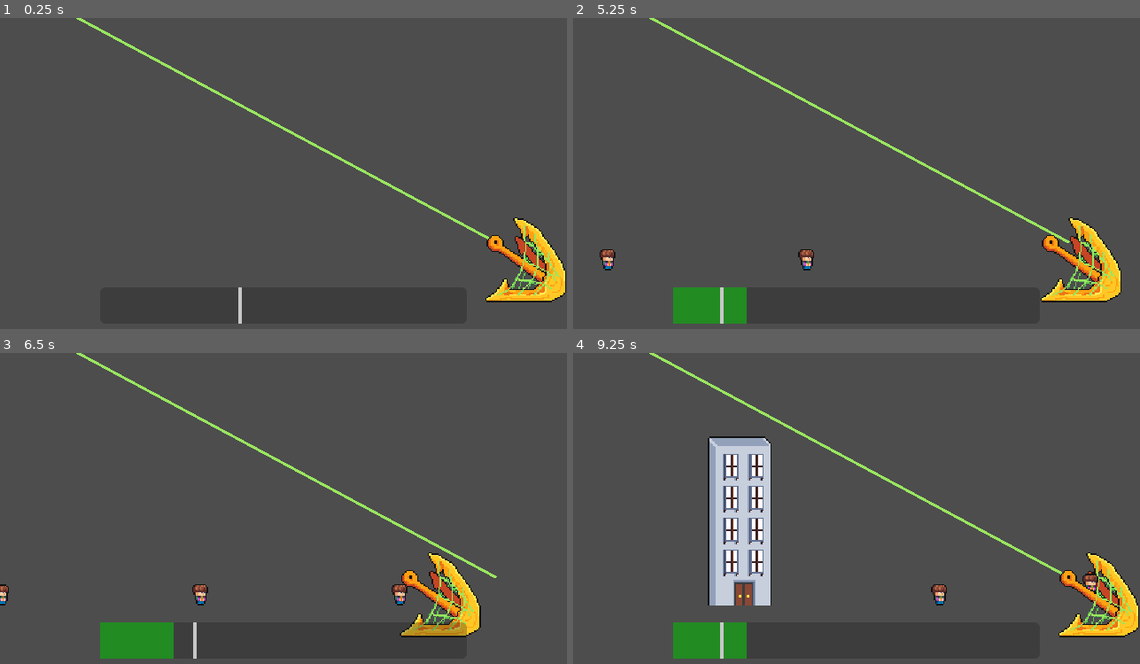
Above: before the commit, frames 1-4 (two rows, left to right).
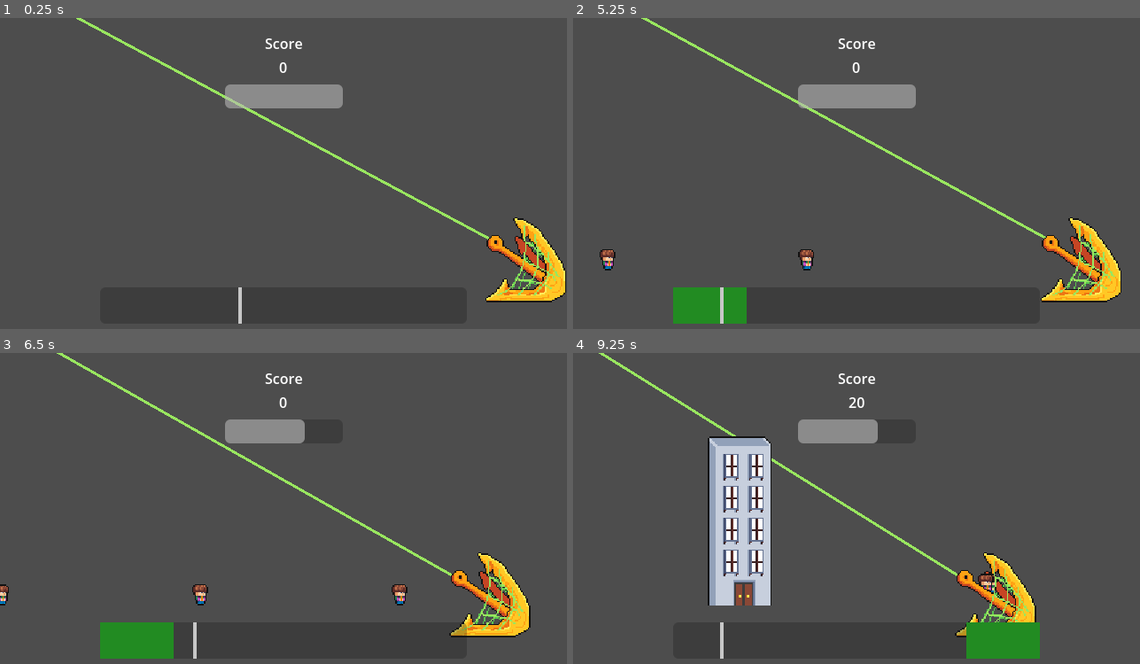
Above: after the commit, the same moments.

Repository: Tenes/mini-jam-153
Game: Godot game, scene res://Scenes/city_scene.tscn
Two runs of this game, one before a commit and one after it. Both use one fixed random seed, a clock stepped at 60 frames per second and the inputs below.
Inputs (mouse positions are in pixels of both pictures, inside the frame that each line leads up to):
- Up to frame 1 (0.25 s): no input
- Up to frame 2 (5.25 s): move the mouse to (981, 161) at 0.52 s; click (981, 161) at 0.6 s; move the mouse to (743, 192) at 1.27 s; right-click (743, 192) at 1.35 s; tap Enter at 2 s; move the mouse to (913, 108) at 2.02 s; click (913, 108) at 2.1 s; move the mouse to (828, 241) at 2.77 s; right-click (828, 241) at 2.85 s; move the mouse to (1026, 226) at 3.52 s; click (1026, 226) at 3.6 s; move the mouse to (686, 129) at 4.27 s; right-click (686, 129) at 4.35 s; move the mouse to (884, 176) at 5.02 s; click (884, 176) at 5.1 s
- Up to frame 3 (6.5 s): move the mouse to (198, 433) at 5.77 s; right-click (198, 433) at 5.85 s
- Up to frame 4 (9.25 s): move the mouse to (981, 496) at 6.52 s; click (981, 496) at 6.6 s; move the mouse to (743, 527) at 7.27 s; right-click (743, 527) at 7.35 s; move the mouse to (913, 443) at 8.02 s; click (913, 443) at 8.1 s; move the mouse to (828, 576) at 8.77 s; right-click (828, 576) at 8.85 s

The runs differ from the first frame. In frame 1, 1.7% of the frame differs, in the area x 39-61%, y 6-30%; in frame 2, 3.1%; in frame 3, 6.4%; in frame 4, 9.4%, in the area x 4-100%, y 0-99%.

Commit message:
Adds score and health values

Diff:
--- a/Models/Harpoon/harpoon.gd
+++ b/Models/Harpoon/harpoon.gd
@@ -7,6 +7,9 @@
 var tween: Tween;
 var currentState : Global.BarStatus;
 var isReeling: bool = false;
+var baseGap: int = 3;
+const CAPTUREG_GAP: int = 3;
+var hp: int = 3;
 
 func _ready() -> void:
 	Events.bar_clicked.connect(removeInteractable);
@@ -39,19 +42,23 @@
 func returnToOriginalPosition() -> void:
 	tween.stop();
 	tween = get_tree().create_tween().set_trans(Tween.TRANS_LINEAR);
-	tween.tween_property(self, "global_position", Vector2(originalPosition.x, originalPosition.y), 1).from_current();
+	tween.tween_property(self, "global_position", Vector2(originalPosition.x, originalPosition.y), 0.5).from_current();
 	isReeling = false;
 
 func _on_scanbox_area_entered(area: Area2D) -> void:
 	if self.interactables.size() > 0:
 		if currentState == Global.BarStatus.SUCCESS:
-			self.interactables.pop_front().bindTo(self);
+			var capturedInteractable = self.interactables.pop_front()
+			Events.update_score.emit(capturedInteractable.scoreValue);
+			capturedInteractable.bindTo(self, self.baseGap);
+			self.baseGap += CAPTUREG_GAP;
 			if self.interactables.size() > 0:
 				var tempInteractables = self.interactables[0];
 				Events.on_interactable_collided.emit(tempInteractables.startSuccess, tempInteractables.lengthSuccess);
 		elif currentState == Global.BarStatus.GREAT_SUCCESS:
 			pass;
 		else:
-			pass;
+			self.interactables.pop_front();
+			Events.update_durability.emit(-1);
 	currentState = Global.BarStatus.DEFAULT;
 	returnToOriginalPosition();
--- a/Models/Interactable/interactable.gd
+++ b/Models/Interactable/interactable.gd
@@ -17,14 +17,16 @@
 	parent.add_child(self);
 	global_position = from.global_position
 
-func bindTo(from: Node2D) -> void:
+func bindTo(from: Node2D, gap: int) -> void:
 	moovement = 0;
+	deactivateAllAreas();
 	if parent != null:
-		call_deferred("reparent", from);
-	else:
-		from.add_child(self);
+		self.reparent(from);
 	parent = from;
-	global_position = Vector2(from.global_position.x - 5, from.global_position.y);
+	global_position = Vector2(from.global_position.x - gap, from.global_position.y);
 
 func deactivateCaptureArea() -> void:
 	hitbox.collision_layer = 2;
+
+func deactivateAllAreas() -> void:
+	hitbox.free();
--- a/Models/Rope/Rope.gd
+++ b/Models/Rope/Rope.gd
@@ -8,3 +8,6 @@
 	add_point(Vector2(0, 0));
 	add_point(harpoon.getRopeHolePoint());
 	linkedHarpoon = harpoon;
+
+func update() -> void:
+	self.points[1] = linkedHarpoon.getRopeHolePoint();
--- /dev/null
+++ b/Models/UI/ui.gd
@@ -0,0 +1,16 @@
+extends Control
+@onready var health_bar: ProgressBar = $HealthBar
+@onready var score_value: Label = $ScoreContainer/ScoreValue
+var score = 0;
+
+func _ready() -> void:
+	updateScore(0);
+	Events.update_durability.connect(updateDurability);
+	Events.update_score.connect(updateScore);
+
+func updateDurability(value: int) -> void:
+	health_bar.value += value;
+
+func updateScore(value: int) -> void:
+	score += value;
+	score_value.text = str(score);
--- a/Models/UI/ui.tscn
+++ b/Models/UI/ui.tscn
@@ -1,6 +1,7 @@
-[gd_scene load_steps=2 format=3 uid="uid://djreke1bdr6mw"]
+[gd_scene load_steps=3 format=3 uid="uid://djreke1bdr6mw"]
 
 [ext_resource type="PackedScene" uid="uid://8j55homb7oys" path="res://Models/UI/ActionProgressBar/action_progress_bar.tscn" id="1_adrj5"]
+[ext_resource type="Script" path="res://Models/UI/ui.gd" id="1_pnhuf"]
 
 [node name="UI" type="Control"]
 layout_mode = 3
@@ -10,6 +11,7 @@
 grow_horizontal = 2
 grow_vertical = 2
 mouse_filter = 2
+script = ExtResource("1_pnhuf")
 
 [node name="MarginContainer" type="MarginContainer" parent="."]
 layout_mode = 1
@@ -27,3 +29,43 @@
 
 [node name="ActionProgressBar" parent="MarginContainer" instance=ExtResource("1_adrj5")]
 layout_mode = 2
+
+[node name="HealthBar" type="ProgressBar" parent="."]
+layout_mode = 1
+anchors_preset = 8
+anchor_left = 0.5
+anchor_top = 0.5
+anchor_right = 0.5
+anchor_bottom = 0.5
+offset_left = -66.5
+offset_top = -105.5
+offset_right = 66.5
+offset_bottom = -78.5
+grow_horizontal = 2
+grow_vertical = 2
+mouse_filter = 2
+max_value = 3.0
+step = 1.0
+value = 3.0
+show_percentage = false
+
+[node name="ScoreContainer" type="VBoxContainer" parent="."]
+layout_mode = 1
+anchors_preset = 5
+anchor_left = 0.5
+anchor_right = 0.5
+offset_left = -21.5
+offset_top = 17.0
+offset_right = 21.5
+offset_bottom = 67.0
+grow_horizontal = 2
+mouse_filter = 2
+
+[node name="ScoreTitle" type="Label" parent="ScoreContainer"]
+layout_mode = 2
+text = "Score"
+horizontal_alignment = 1
+
+[node name="ScoreValue" type="Label" parent="ScoreContainer"]
+layout_mode = 2
+horizontal_alignment = 1
--- a/Scripts/city_scene.gd
+++ b/Scripts/city_scene.gd
@@ -9,7 +9,7 @@
 	rope.linkToHarpoon(harpoon);
 
 func _process(delta: float) -> void:
-	pass
+	rope.update();
 
 func _input(event: InputEvent) -> void:
 	if event.is_action_pressed("right_click"):
--- a/Scripts/events.gd
+++ b/Scripts/events.gd
@@ -2,3 +2,5 @@
 
 signal bar_clicked(successState);
 signal on_interactable_collided(start, length);
+signal update_score(value);
+signal update_durability(value);
